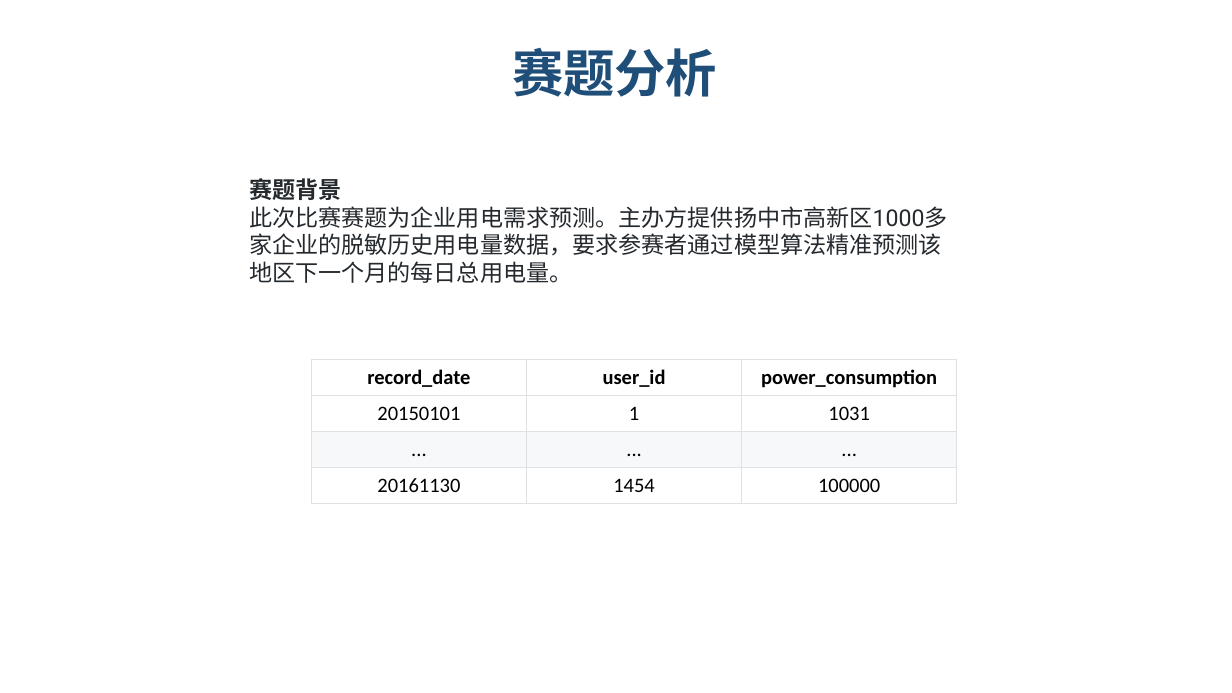
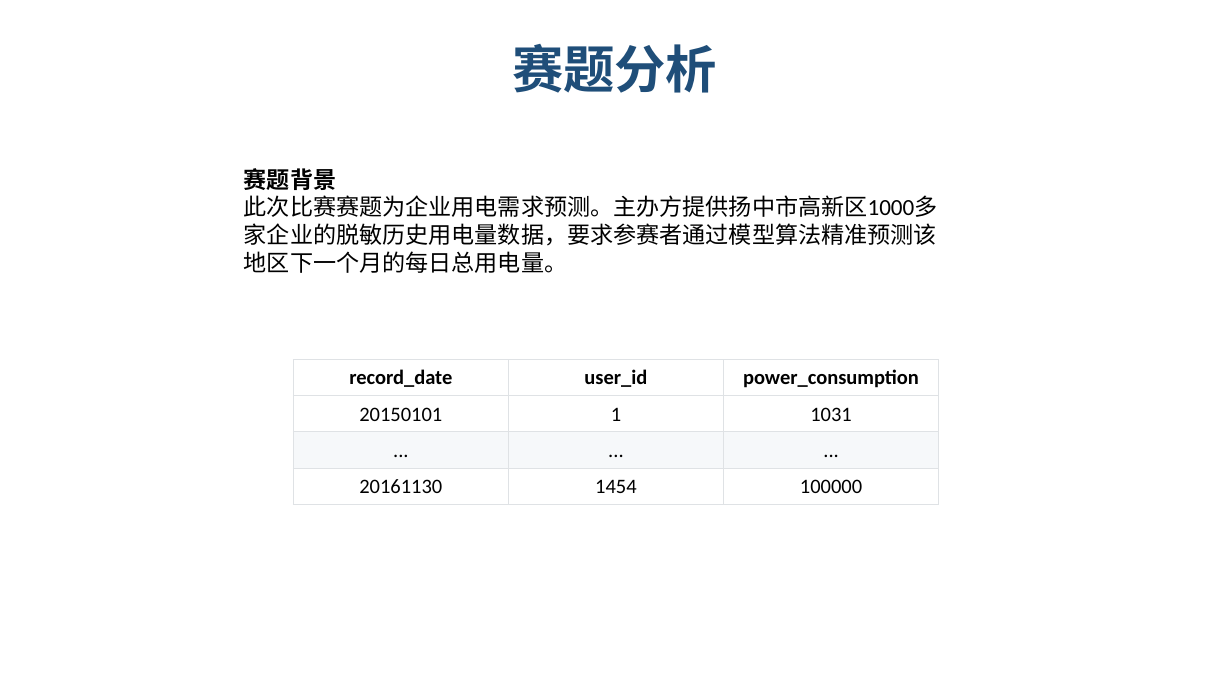
Before and after one commit to lvniqi/tianchi_power, a slide deck: slide 2 of presentation.pptx. Drawn at 1232x693 pixels with LibreOffice and Linux fonts; fonts in the diff are those of the drawing; background and template pictures are left out. Boxes give left, top, right and bottom in pixels: in the first picture for what was removed or moved away, otherwise in the second. Text is boxed around its words. In the diff, an @@ line names an element or a change of style, - is before the commit and + after.

```diff
--- a/presentation.pptx
+++ b/presentation.pptx
@@ text "赛题分析": place and size @@
-text "赛题分析" at <box>512,48,717,97</box>
+text "赛题分析" at <box>512,44,717,93</box>
@@ text "赛题背景": place and size @@
-text "赛题背景" at <box>249,178,948,283</box>
+text "赛题背景" at <box>244,168,938,273</box>
@@ text "赛题背景" at <box>244,168,938,273</box>: font Roboto to Calibri, text colour #24292E to #000000 @@
@@ table: place and size @@
-table at <box>311,360,958,505</box>
+table at <box>293,360,939,505</box>
```
Also in this commit, not shown: 21 other slides changed.
